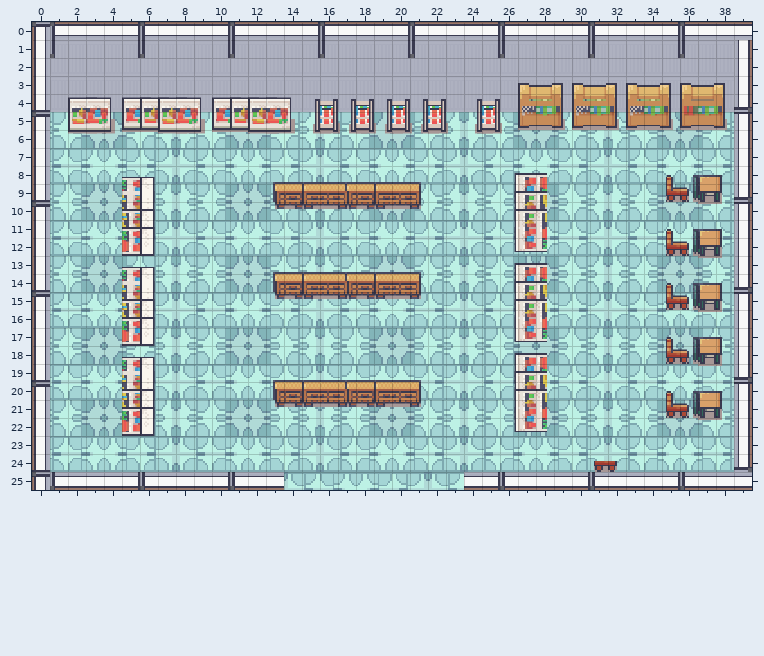
A Tiled map gets an edit: Amy'sTasks/assets/FruitTiled.tmx. Above, as it was before the edit.
Cells are 20x20 px. Shown: x 0..39, y 0..25. Not drawn, because the pictures are missing: unchanged layer "fruitLayer".
After:
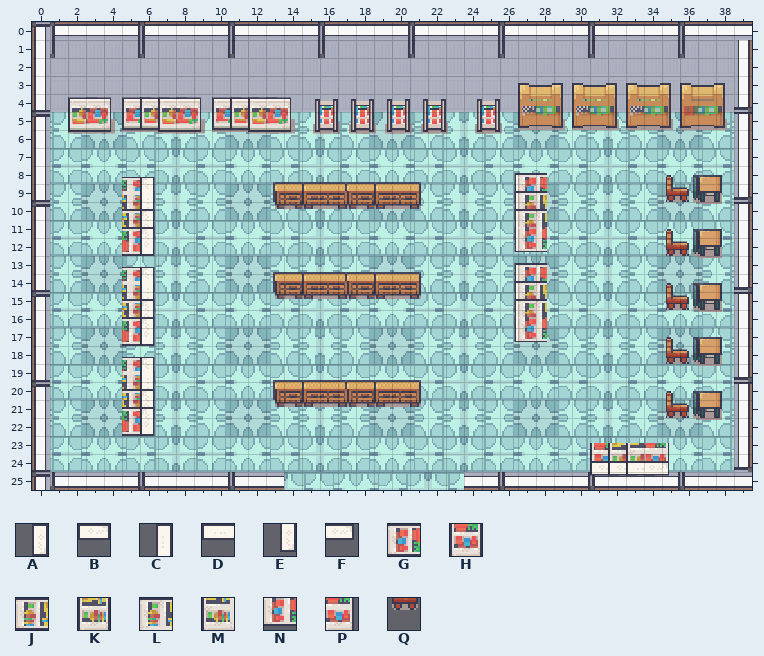
Key: from "interiorFruit": A 290 flipped on the diagonal, B 290 flipped up-down, C 292 flipped on the diagonal, D 292 flipped up-down, E 293 flipped on the diagonal, F 293 flipped up-down, G 306 flipped on the diagonal, H 306 flipped up-down, J 307 flipped on the diagonal, K 307 flipped up-down, L 308 flipped on the diagonal, M 308 flipped up-down, N 309 flipped on the diagonal, P 309 flipped up-down, Q 521.
_ is an empty cell, . an unchanged one.
Difference:
--- layer "tableLayer"
@@ x 26..27 @@
-19 AG
-20 AJ
-21 CL
-22 EN
+19 __
+20 __
+21 __
+22 __
@@ x 31..34 @@
-24 ____
-25 Q___
+24 HKMP
+25 BBDF
Changed places in both pictures, as pixel boxes (x1, y1, x2, y2):
removed: (514, 353, 547, 432)
changed: (590, 443, 669, 476)
